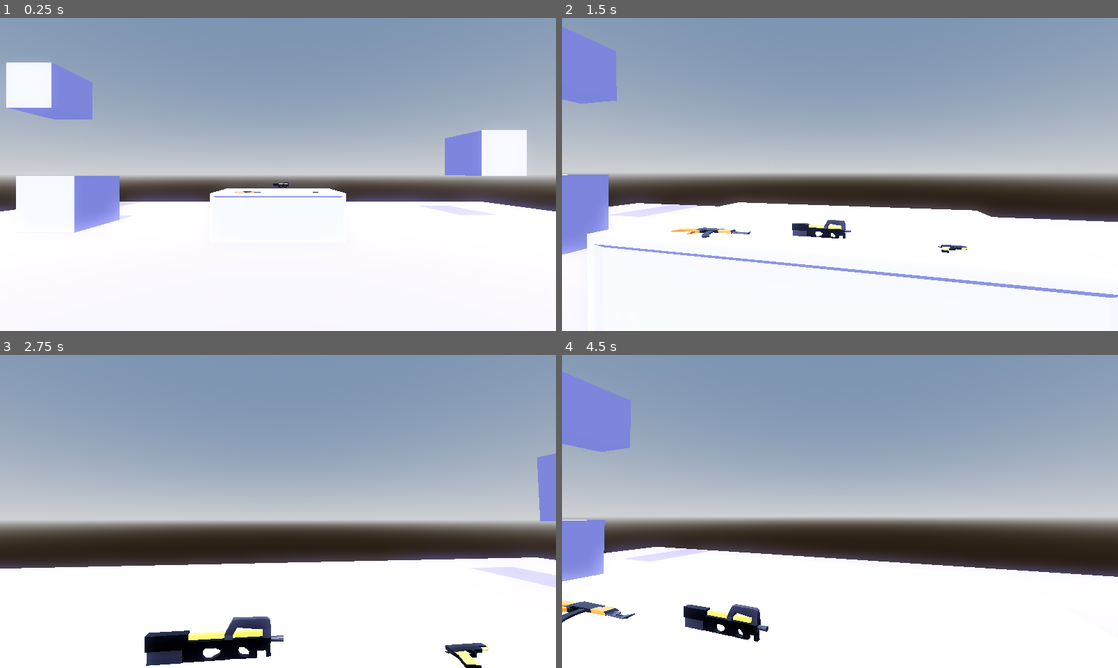
Above: before the commit, frames 1-4 (two rows, left to right).
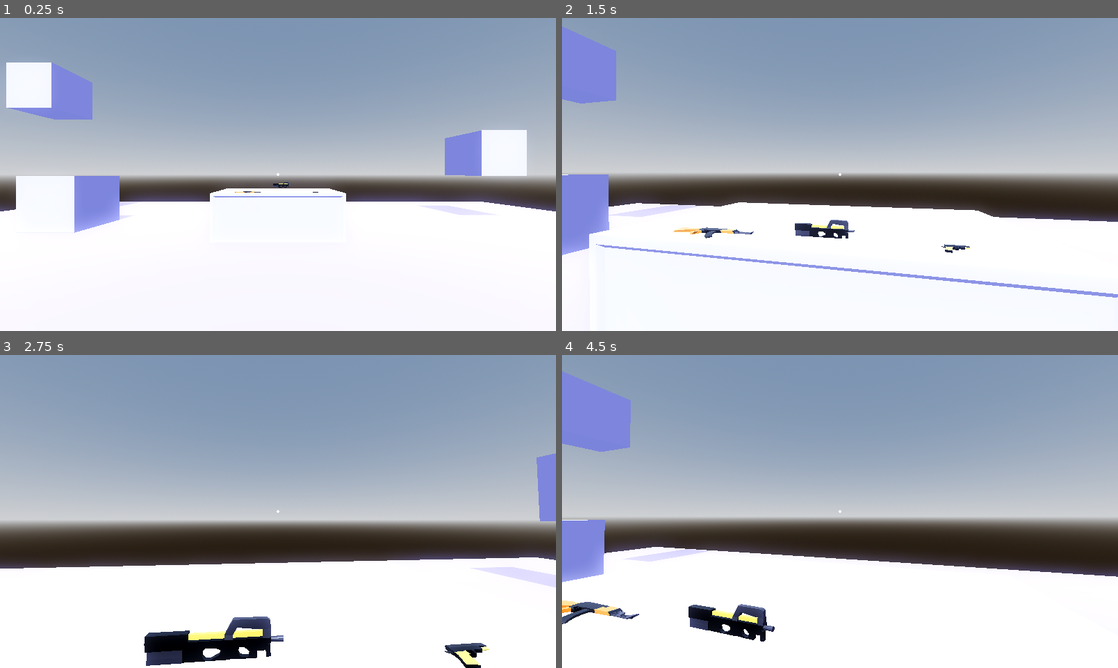
Above: after the commit, the same moments.

Repository: Dragon20C/Modular-Weapon-System-2
Game: Godot game, scene res://Data/Scenes/main.tscn
The game is run twice, just before and just after one commit, with the same random seed, the same clock (stepped at 60 frames per second) and the same inputs.
Inputs (mouse positions are in pixels of both pictures, inside the frame that each line leads up to):
- Up to frame 1 (0.25 s): no input
- Up to frame 2 (1.5 s): tap Enter (ui_accept) at 0.5, 0.77 s; move the mouse to (867, 174) at 0.52 s; hold W (forward) from 0.53 s (still down); tap E (e_key) at 0.6 s; move the mouse to (812, 174) at 1.27 s; click (812, 174) at 1.35 s
- Up to frame 3 (2.75 s): keep holding W (forward); tap Enter (ui_accept) at 1.52 s; move the mouse to (289, 505) at 2.02 s; tap R (r_key) at 2.1 s
- Up to frame 4 (4.5 s): keep holding W (forward); move the mouse to (834, 517) at 2.77 s; right-click (834, 517) at 2.85 s; tap Enter (ui_accept) at 3.02, 3.77 s; move the mouse to (878, 514) at 3.52 s; hold Mouse wheel down (scroll_down) 3.53-4.28 s; move the mouse to (795, 508) at 4.27 s; tap Mouse wheel up (scroll_up) at 4.35 s

The runs differ from the first frame. In frame 1, less than 0.1% of the frame differs, in the area x 49-51%, y 49-51%; in frame 2, 0.6%; in frame 3, less than 0.1%; in frame 4, 1.0%, in the area x 0-100%, y 5-92%.

Commit message:
Update ActionInterface.gd, Item_System.gd, player.tscn, and 3 more files

Diff:
--- a/Data/Modular Item System 2/Base Class/ActionInterface.gd
+++ b/Data/Modular Item System 2/Base Class/ActionInterface.gd
@@ -17,7 +17,7 @@
 
 # Functions for entering and exiting the interface.
 # example witching weapons we want to play the animation for it.
-func On_init():
+func Connect_Nodes():
 	print("Action Interface initialized")
 
 # These functions is used to add input for the specific action
--- a/Data/Modular Item System 2/Item_System.gd
+++ b/Data/Modular Item System 2/Item_System.gd
@@ -1,15 +1,6 @@
 class_name Item_System extends Node
 
-# View model and vie animator would be replaced with your hand socket and animaton player
-# I currently have it like this because I cant model lol
 
-
-# Hold the states for the manager
-# enter to play the equip animation and set values
-# exit to play the unequip animations and to do any cleanup
-# Running means actions can be played
-# Disabled to stop actions from playing
-# Hidden we have put our item/weapon away or no item exists
 enum States {Connect,Exit,Disabled,Running,Hidden}
 var State = States.Hidden
 
--- a/Data/Scenes/player.tscn
+++ b/Data/Scenes/player.tscn
@@ -10,6 +10,7 @@
 [ext_resource type="Resource" uid="uid://vlt2tr740t10" path="res://Data/Weapon Resources/1911.tres" id="8_npq8o"]
 [ext_resource type="Resource" uid="uid://byw51rsnui55h" path="res://Data/Weapon Resources/P90.tres" id="9_hn5bj"]
 [ext_resource type="Script" path="res://Data/Scripts/InteractionManager.gd" id="10_mgfpd"]
+[ext_resource type="PackedScene" uid="uid://bbyyjap0bb5ji" path="res://Data/Scenes/ui.tscn" id="11_lf5ri"]
 
 [sub_resource type="CapsuleMesh" id="CapsuleMesh_0b3bm"]
 
@@ -167,8 +168,10 @@
 [node name="ViewBob" type="Node3D" parent="Head/CameraSocket/Camera3D/Offset"]
 
 [node name="View" type="Node3D" parent="Head/CameraSocket/Camera3D/Offset/ViewBob"]
+transform = Transform3D(1, 0, 0, 0, 1, 0, 0, 0, 1, 0, -0.5, 0)
 
 [node name="Animator" type="AnimationPlayer" parent="Head/CameraSocket/Camera3D"]
+reset_on_save = false
 libraries = {
 "": SubResource("AnimationLibrary_no8is")
 }
@@ -212,3 +215,5 @@
 [node name="InteractionManager" type="Node" parent="." node_paths=PackedStringArray("Raycast")]
 script = ExtResource("10_mgfpd")
 Raycast = NodePath("../Head/CameraSocket/Camera3D/Raycaster")
+
+[node name="UI" parent="." instance=ExtResource("11_lf5ri")]
--- /dev/null
+++ b/Data/Scenes/ui.tscn
@@ -0,0 +1,24 @@
+[gd_scene load_steps=2 format=3 uid="uid://bbyyjap0bb5ji"]
+
+[ext_resource type="Script" path="res://Data/Scripts/ui.gd" id="1_1xqlb"]
+
+[node name="UI" type="Control"]
+layout_mode = 3
+anchors_preset = 15
+anchor_right = 1.0
+anchor_bottom = 1.0
+grow_horizontal = 2
+grow_vertical = 2
+mouse_filter = 1
+
+[node name="CenterContainer" type="CenterContainer" parent="."]
+layout_mode = 1
+anchors_preset = 8
+anchor_left = 0.5
+anchor_top = 0.5
+anchor_right = 0.5
+anchor_bottom = 0.5
+grow_horizontal = 2
+grow_vertical = 2
+script = ExtResource("1_1xqlb")
+dot_radius = 4.0
--- a/Data/Scripts/Motion.gd
+++ b/Data/Scripts/Motion.gd
@@ -49,7 +49,7 @@
 func Motion() -> Vector3:
 	var Pos = Vector3.ZERO
 	Pos.y += sin(time * Frequency) * Amplitude
-	Pos.x += cos(time * Frequency / 2) * Amplitude * 2
+	Pos.x += cos(time * Frequency / 2) * Amplitude
 
 	CanPlayFootStep(Pos.y)
 
--- /dev/null
+++ b/Data/Scripts/ui.gd
@@ -0,0 +1,11 @@
+extends Control
+
+
+@export var dot_radius : float = 1.0
+@export var dot_colour : Color = Color.WHITE
+
+func _ready():
+	queue_redraw()
+
+func _draw():
+	draw_circle(Vector2(0,0),dot_radius,dot_colour)
Not shown: 1 places in Data/Scenes/player.tscn that only renumber resources
